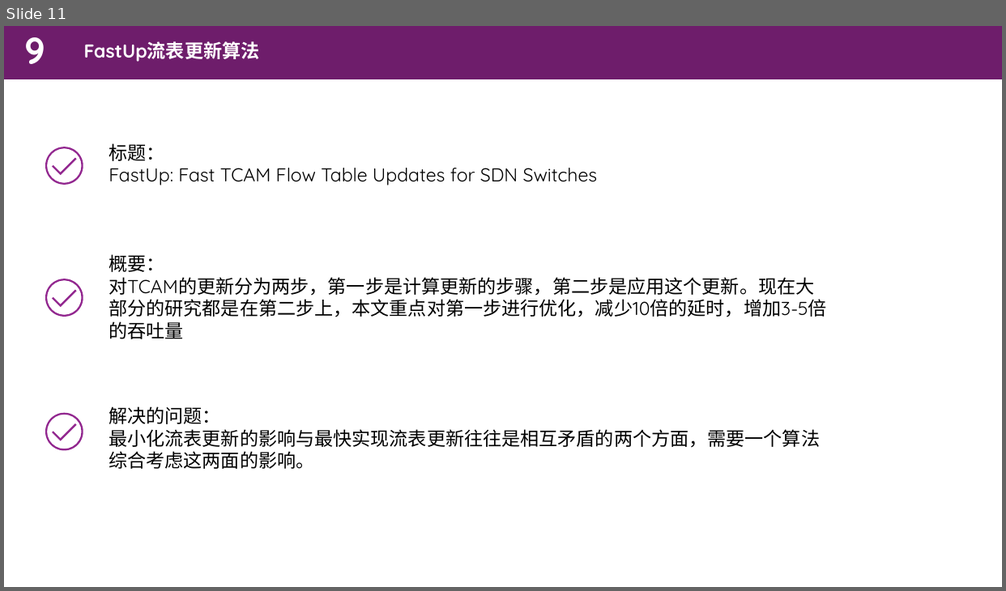
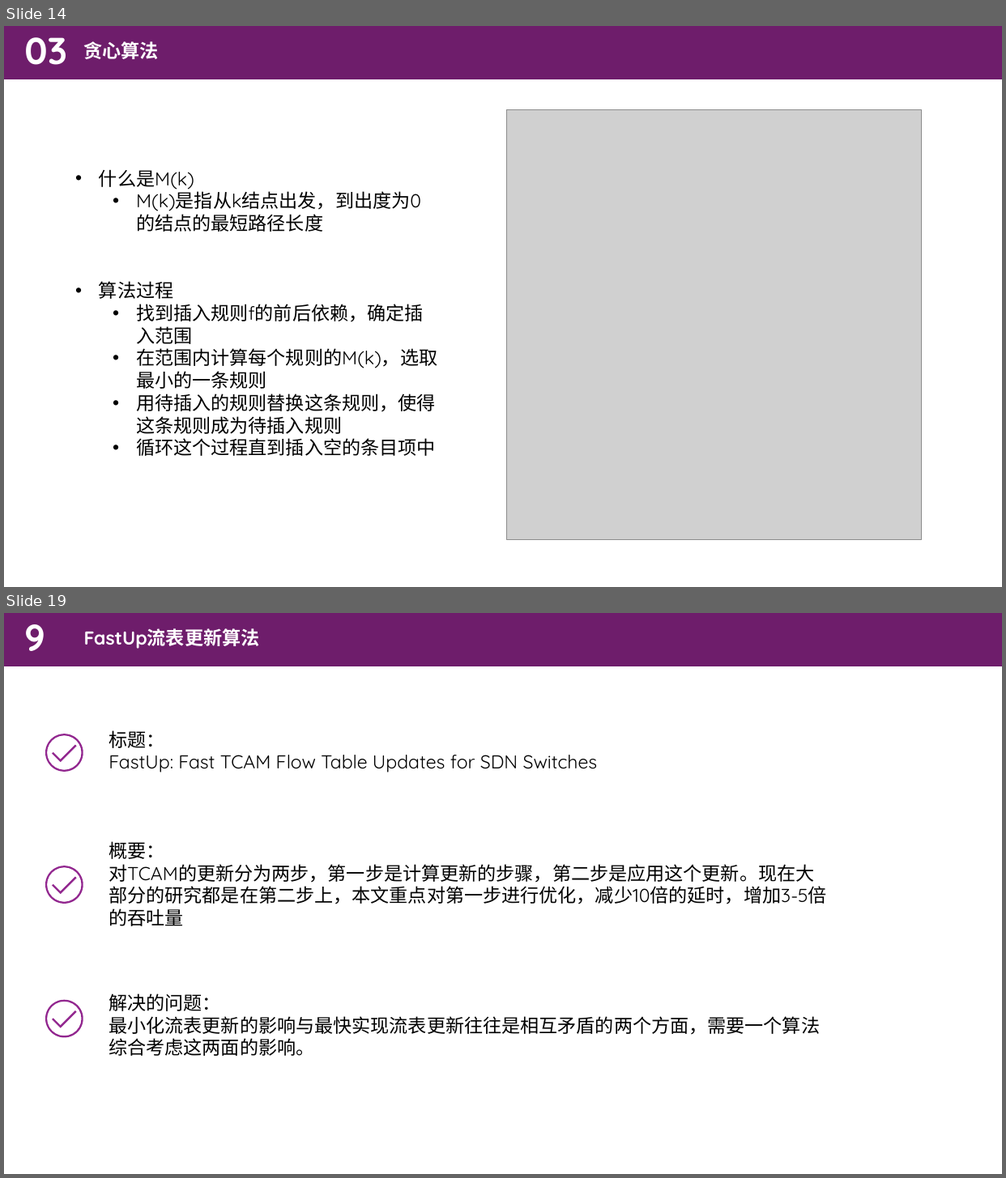
Before and after one commit to zhanghaooo/SDN-homework, a slide deck: homework12_22/崔浩/SDN1222-崔浩.pptx. Shown one above the other, each under a label of ours: slide 11 before the commit, slides 14 and 19 after it; the slides between them are not shown. The pictures are 1006x591 and 1006x1178 pixels, drawn with LibreOffice and Linux fonts; fonts in the diff are those of the drawing; grey boxes stand for pictures. Boxes give left, top, right and bottom in pixels: in the first picture for what was removed or moved away, otherwise in the second. Text is boxed around its words. In the diff, an @@ line names an element or a change of style, - is before the commit and + after.

```diff
--- a/homework12_22/崔浩/SDN1222-崔浩.pptx
+++ b/homework12_22/崔浩/SDN1222-崔浩.pptx
@@ slide 14 added at [4, 26, 1002, 587], background #FFFFFF; not listed: 1 template element that a slide beside it also shows @@
@@ text added at [24, 37, 66, 65], 36 pt, text #FFFFFF, bold @@
+03
@@ text added at [84, 41, 159, 59], 18 pt, text #FFFFFF, bold @@
+贪心算法
@@ picture added at [507, 110, 922, 540] @@
@@ text added at [99, 169, 437, 456], 18 pt, text #000000 @@
+• 什么是M(k)
+  • M(k)是指从k结点出发，到出度为0的结点的最短路径长度
+• 算法过程
+  • 找到插入规则f的前后依赖，确定插入范围
+  • 在范围内计算每个规则的M(k)，选取最小的一条规则
+  • 用待插入的规则替换这条规则，使得这条规则成为待插入规则
+  • 循环这个过程直到插入空的条目项中
@@ what was slide 11 is now slide 19 @@
```
Also in this commit, not shown: 9 slides changed, 7 other slides added, 1 other file.
